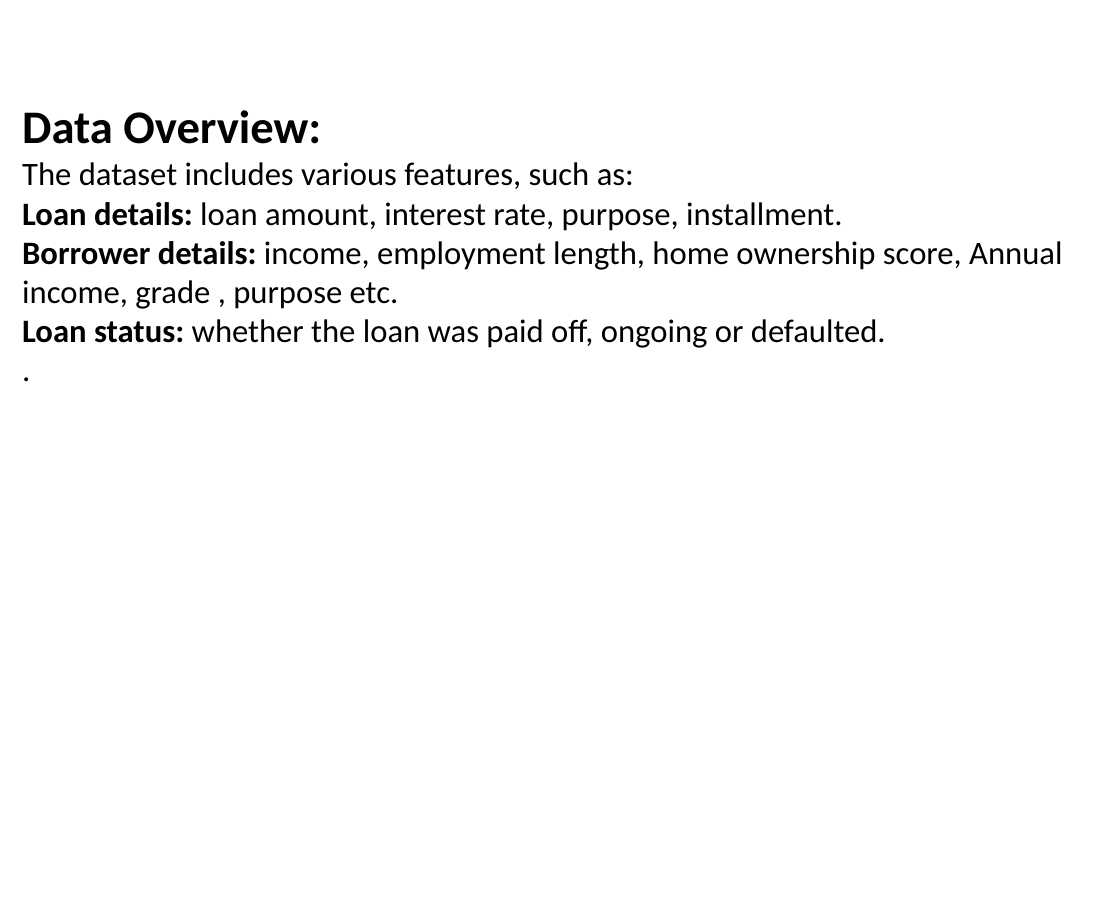
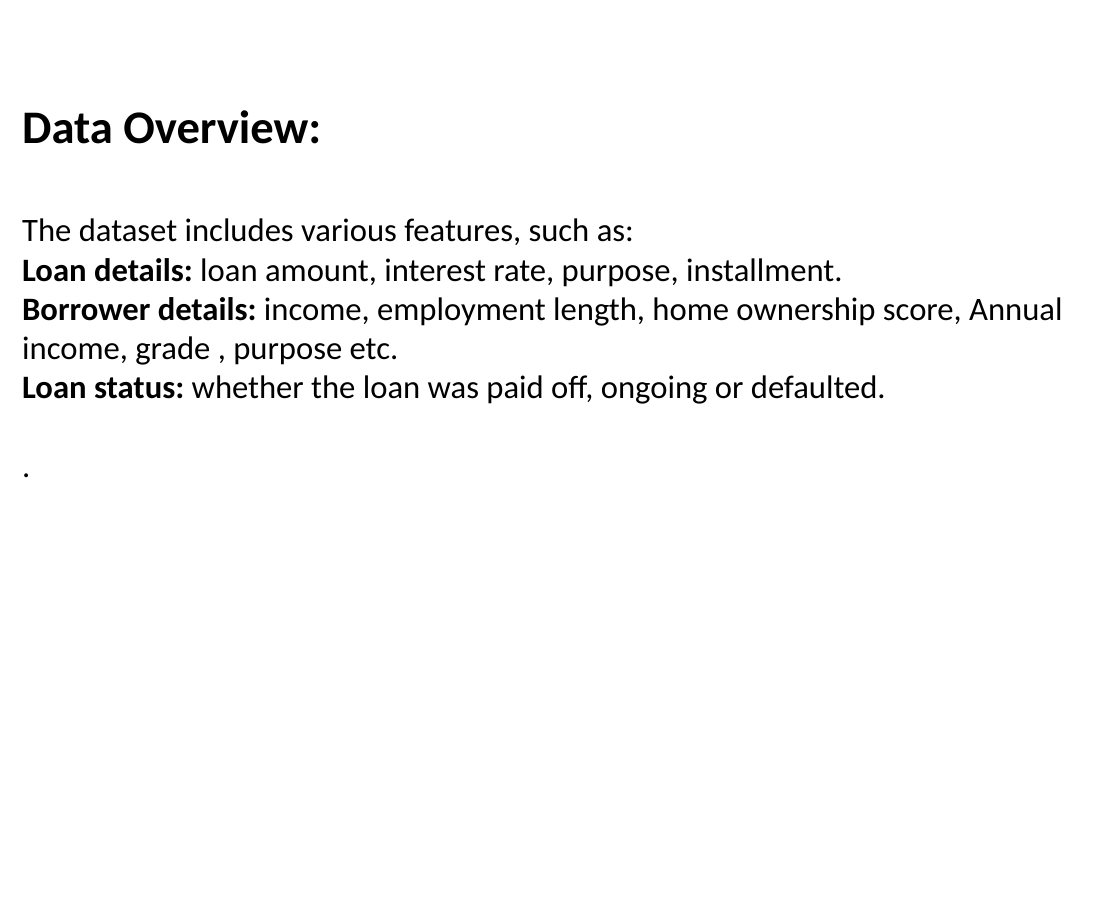
Before and after one commit to pankaj8blr/lendingClub, a slide deck: slide 4 of lending_club_case_study.pptx (slide 3 before the commit). Drawn at 1120x924 pixels with LibreOffice and Linux fonts; fonts in the diff are those of the drawing; background and template pictures are left out. Boxes give left, top, right and bottom in pixels: in the first picture for what was removed or moved away, otherwise in the second. Text is boxed around its words. In the diff, an @@ line names an element or a change of style, - is before the commit and + after.

```diff
--- a/lending_club_case_study.pptx
+++ b/lending_club_case_study.pptx
@@ text "Data Overview:" rewrapped from (22, 110, 1062, 348) to (22, 110, 1062, 404) @@
```
Also in this commit, not shown: 2 other slides changed, 3 slides added, 2 slides removed.
